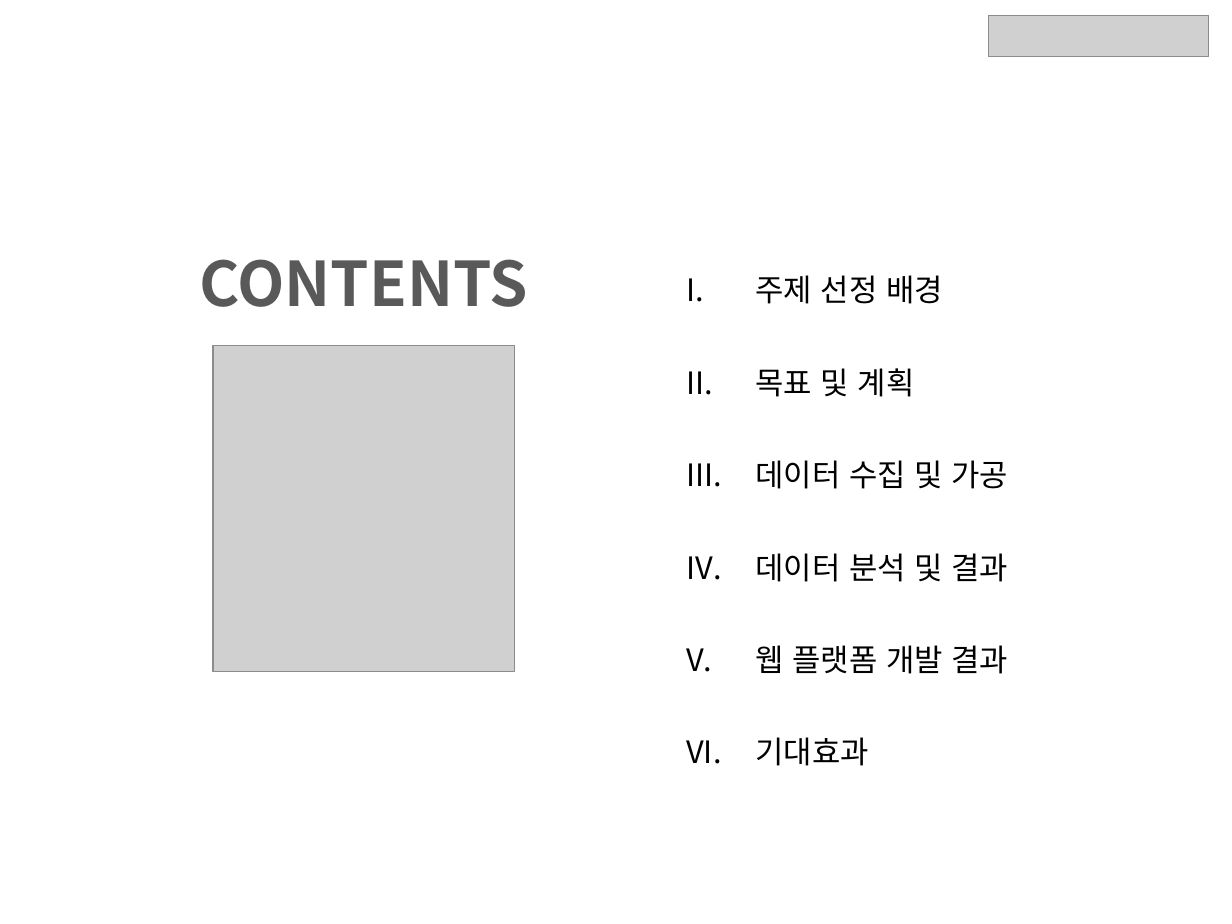
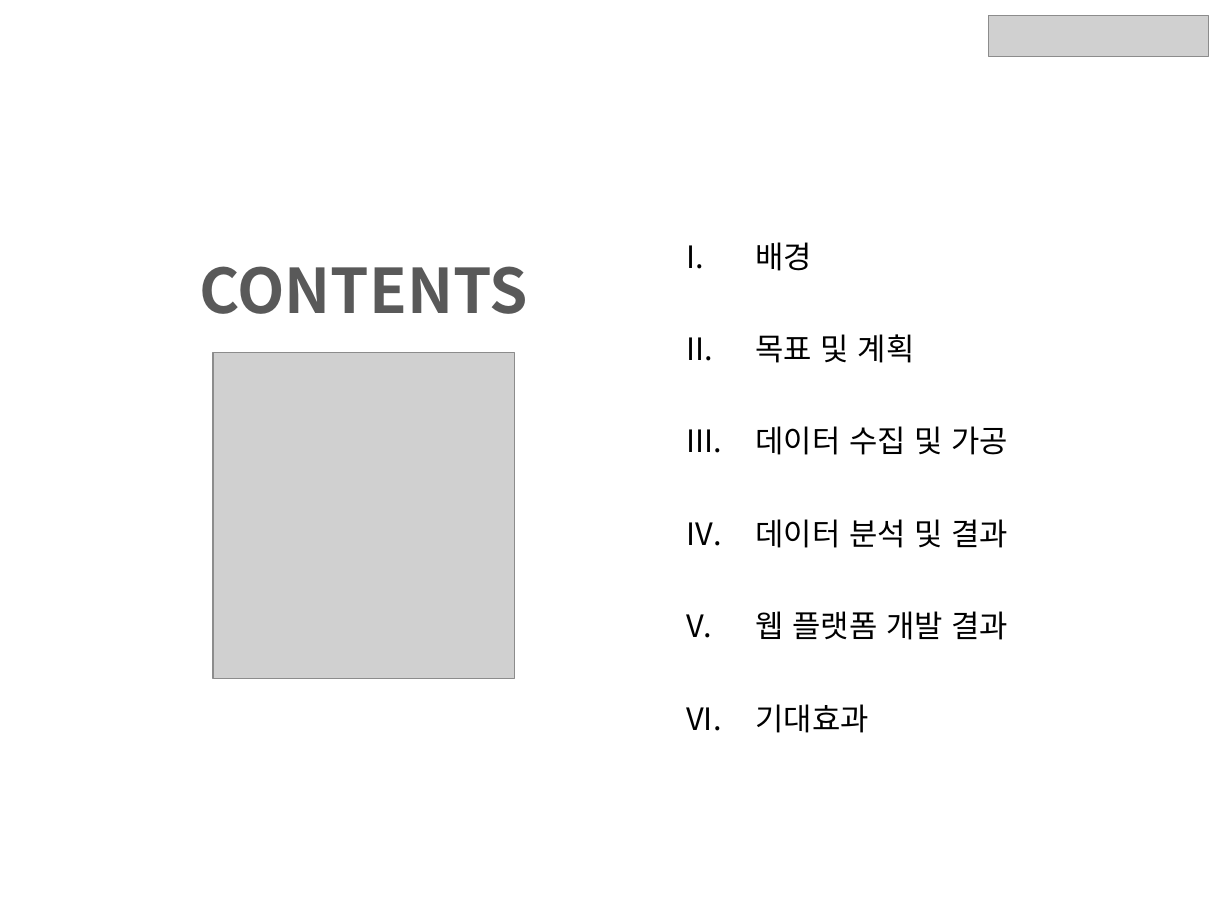
Before and after one commit to chongs02/final_project, a slide deck: slide 3 of DataScience/Documents/결과보고서.pptx (slide 2 before the commit). Drawn at 1232x924 pixels with LibreOffice and Linux fonts; fonts in the diff are those of the drawing; grey boxes stand for pictures. Boxes give left, top, right and bottom in pixels: in the first picture for what was removed or moved away, otherwise in the second. Text is boxed around its words. In the diff, an @@ line names an element or a change of style, - is before the commit and + after.

```diff
--- a/DataScience/Documents/결과보고서.pptx
+++ b/DataScience/Documents/결과보고서.pptx
@@ text "배경": place and size @@
-text "배경" at <box>756,275,1008,766</box>
+text "배경" at <box>756,242,1008,733</box>
@@ text "CONTENTS": place and size @@
-text "CONTENTS" at <box>199,259,528,307</box>
+text "CONTENTS" at <box>199,266,528,314</box>
@@ text at <box>756,242,813,271</box>: text changed @@
-I. 주제 선정 배경
+I. 배경
@@ picture: place and size @@
-picture at <box>213,346,514,673</box>
+picture at <box>213,352,514,679</box>
```
Also in this commit, not shown: 1 other slide changed, 1 slide added, 36 other files.
